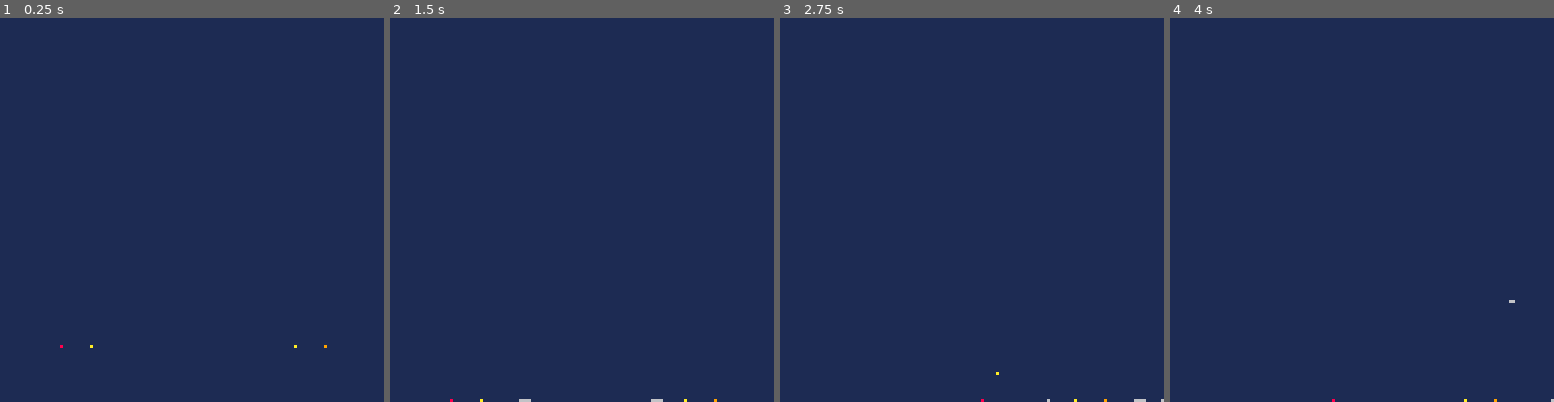
Above: before the commit, frames 1-4 (left to right).
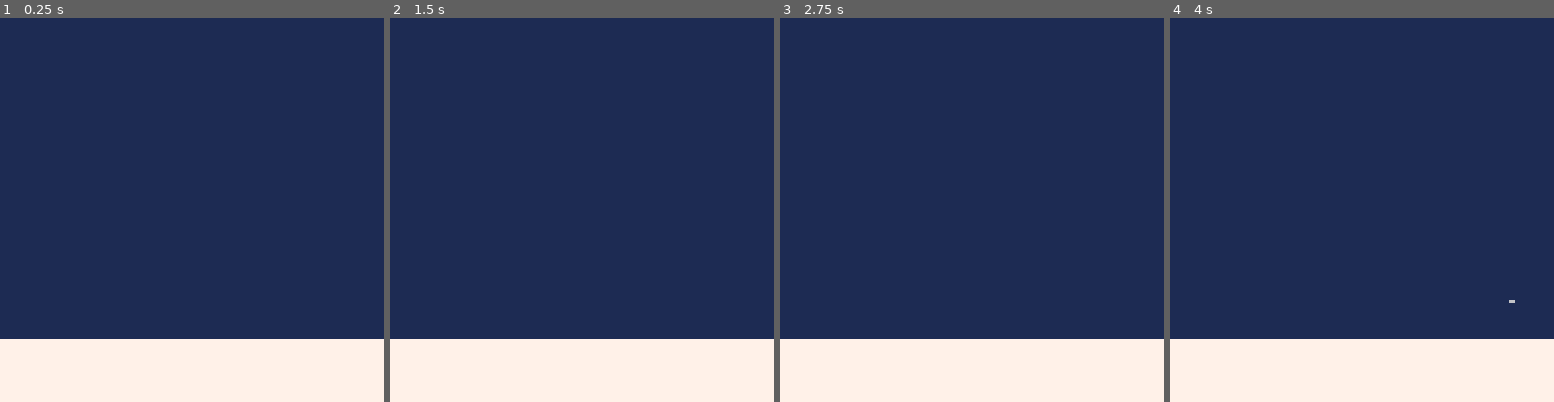
Above: after the commit, the same moments.

Repository: iamapea/miniature_jam
Game: PICO-8 cartridge mini.p8
The game is run twice, just before and just after one commit, with the same random seed, the same clock (stepped at 60 frames per second) and the same inputs.
Inputs:
- Up to frame 1 (0.25 s): no input
- Up to frame 2 (1.5 s): tap X (X key) at 0.33, 1.07 s
- Up to frame 3 (2.75 s): hold Right 1.6-2.1 s; tap X (X key) at 1.85 s; hold Up 2.15-2.42 s; hold Right from 2.47 s (still down)
- Up to frame 4 (4 s): tap X (X key) at 2.97 s; release Right at 3.03 s; hold Left 3.08-3.58 s; hold Down 3.63-3.97 s

The runs differ from the first frame. In frame 1, 16% of the frame differs, in the area x 0-100%, y 83-100%; in frame 2, 16%; in frame 3, 16%; in frame 4, 16%.

Commit message:
hello ground

Diff:
--- a/mini.p8
+++ b/mini.p8
@@ -11,15 +11,36 @@
  world_size_y = 127
  aim_speed = 0.01
  grav_acc = 0.01
+ ground_color = 7
+ ground_height = 20
  -- visual parameters
  col_ch = 10 --crosshair
  col_bullet = 6
  -- create players
- p1 = new_player(20,108,8,1)
+ p1 = new_player(20,108,5,1)
  p2 = new_player(108,108,9,.5)
  players = {p1,p2}
  -- bullets
  bullets = {}
+ -- ground
+ ground = init_ground()
+end
+
+function init_ground()
+ g = {}
+ iy=world_size_y-ground_height
+ for i=iy, world_size_y do
+  g_row = {}
+  ix = 0
+  add(g_row,new_ground(ix,i,ground_color))
+  while ix < world_size_x do
+   ix += 1
+   add(g_row,new_ground(ix,i,ground_color))
+  end
+  add(g,g_row)
+ end
+
+ return g
 end
 -->8
 -- update -----------------
@@ -56,9 +77,25 @@
  for b in all(bullets) do
   pset(b.x,b.y,col_bullet)
  end
+ for row in all(ground) do
+  for g in all(row) do
+   pset(g.x,g.y,g.c)
+  end
+ end
 end
 -->8
 -- things ----------------
+function new_ground(x,y,c)
+ it = {}
+ it.x = x --position
+ it.y = y
+ it.vx = 0 --velocity
+ it.vy = 0
+ it.ay = grav_acc
+ it.c = c --color
+ return it
+end
+
 function new_player(x,y,c,aim)
  it = {}
  it.x = x --position
